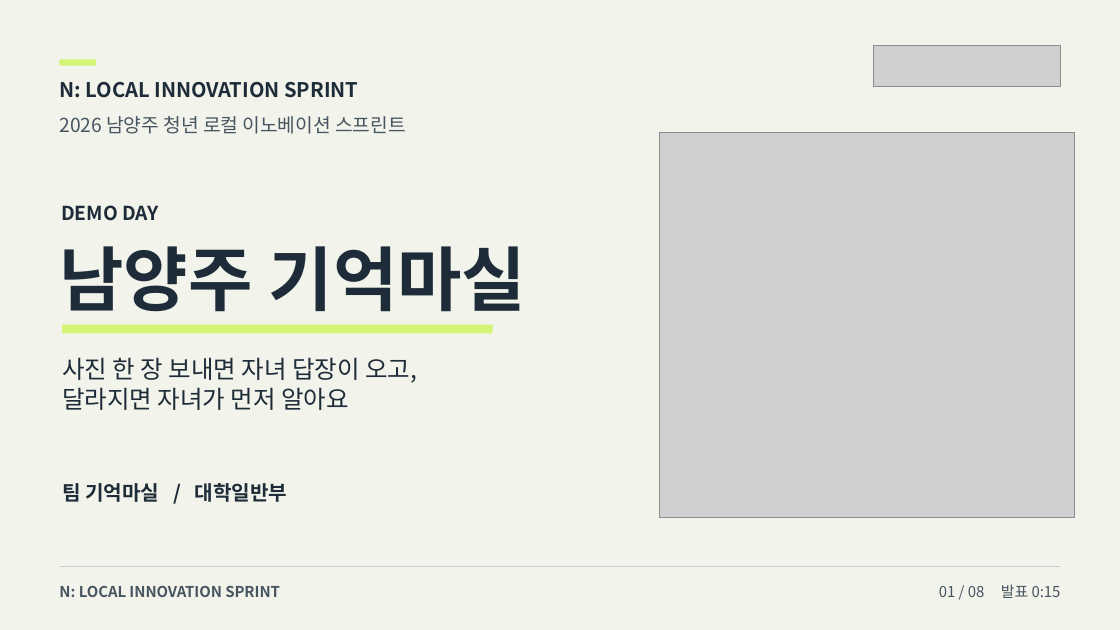
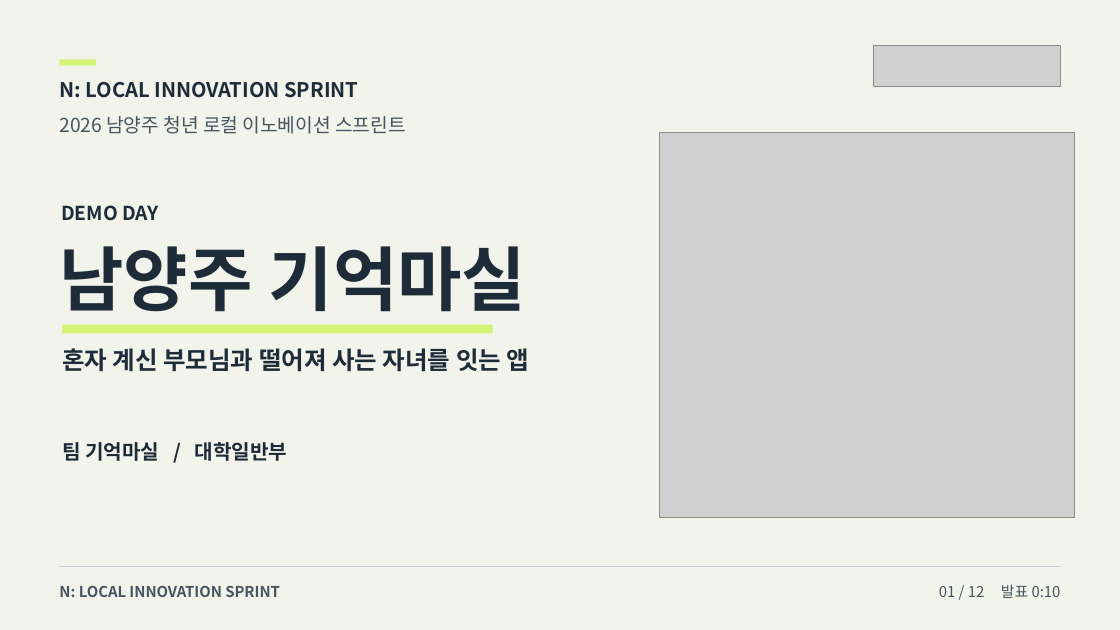
Before and after one commit to howoo101/masil, a slide deck: slide 1 of files/pitch-deck.pptx. Drawn at 1120x630 pixels with LibreOffice and Linux fonts; fonts in the diff are those of the drawing; grey boxes stand for pictures. Boxes give left, top, right and bottom in pixels: in the first picture for what was removed or moved away, otherwise in the second. Text is boxed around its words. In the diff, an @@ line names an element or a change of style, - is before the commit and + after.

```diff
--- a/files/pitch-deck.pptx
+++ b/files/pitch-deck.pptx
@@ text removed at (62,357,417,410) @@
-사진 한 장 보내면 자녀 답장이 오고,
-달라지면 자녀가 먼저 알아요
@@ text added at (62,348,530,372), 21 pt, text #1D2C38, bold @@
+혼자 계신 부모님과 떨어져 사는 자녀를 잇는 앱
@@ text "팀 기억마실 / 대학일반부": place and size @@
-text "팀 기억마실 / 대학일반부" at (62,483,288,502)
+text "팀 기억마실 / 대학일반부" at (62,442,288,461)
@@ text at (939,584,1061,598): text changed @@
-01 / 08 발표 0:15
+01 / 12 발표 0:10
```
Also in this commit, not shown: 7 other slides changed, 4 slides added, 11 other files.
